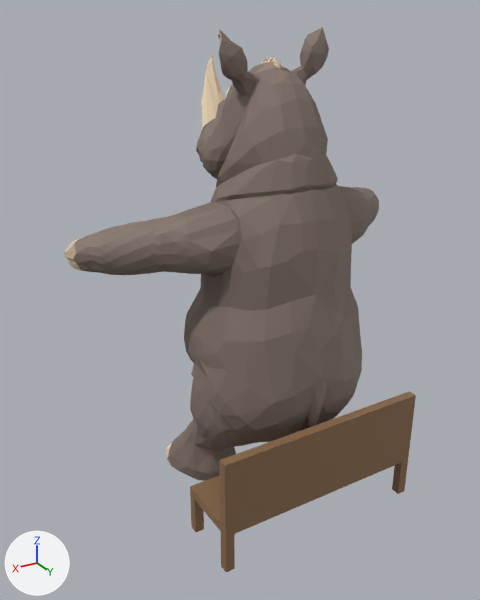
The glTF model assets/models/rhino/rhino.rig.glb, before and after one commit.
One viewpoint serves both versions: a camera (50 mm lens) standing at (0.734, 1.138, 1.023) and looking at (0.055, 0.006, 0.457). Lighting does not change. The marker at lower left points along +X, +Y and +Z. The first picture is the older version.

Objects in the first picture: 'Rhino.001', 'chair'.
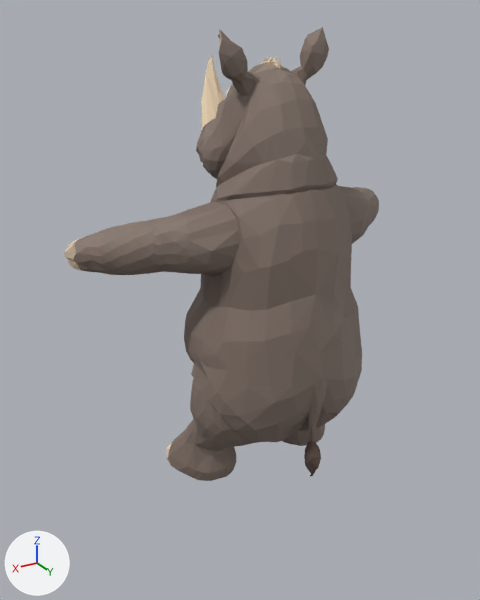
Patch to the scene script:
```diff
--- a/assets/models/rhino/rhino.rig.glb.py
+++ b/assets/models/rhino/rhino.rig.glb.py
@@ ob_chair @@
-ob_chair = bpy.data.objects.new('chair', me_chair)
-ob_chair.location = (0.0, 0.0, 0.0)
```

Changed parts and their boxes [x1, y1, x2, y2] in the pictures (480 x 600 px):
'chair', deleted (brown)
    before: [190, 391, 416, 572]
